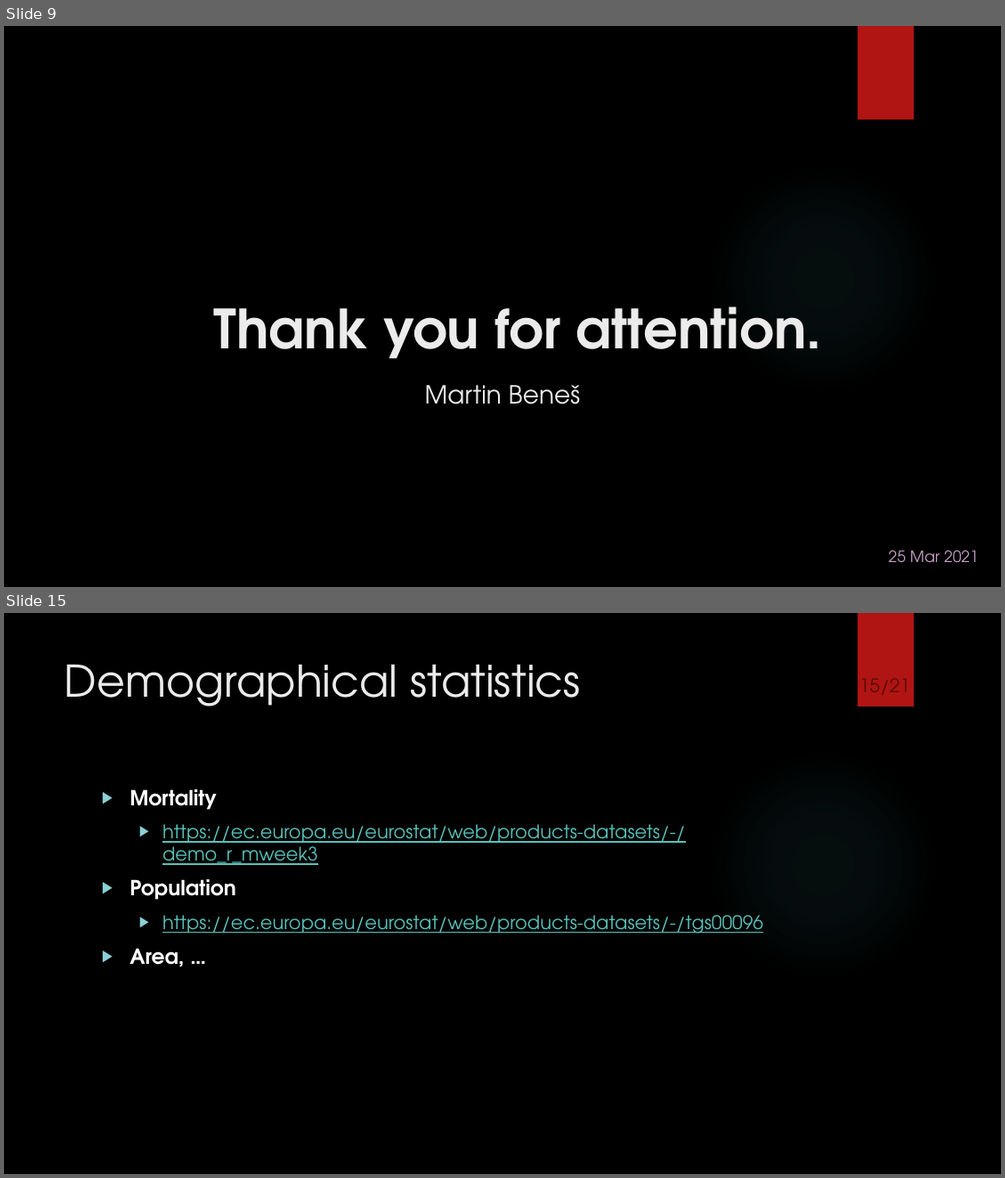
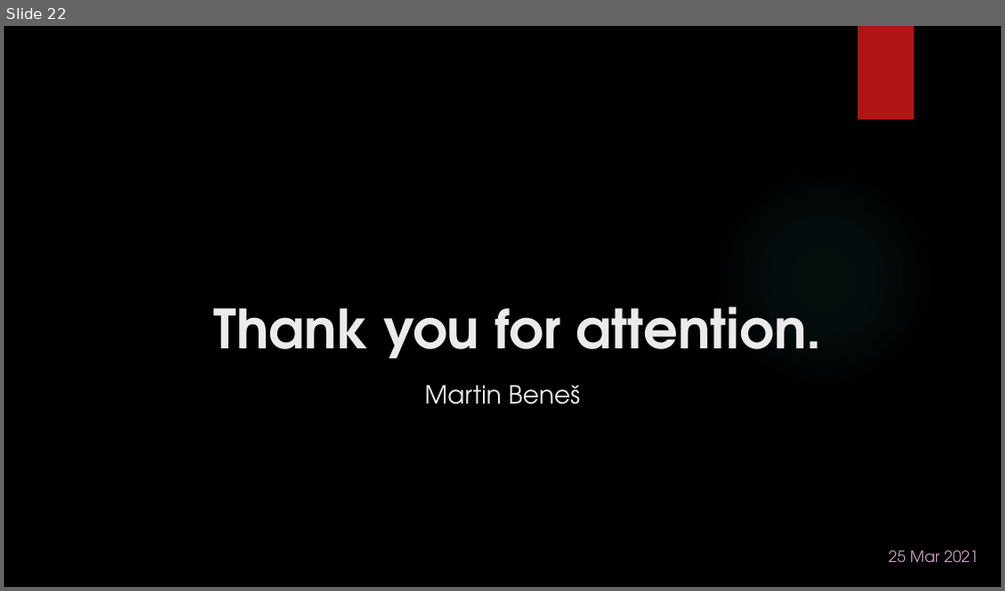
Before and after one commit to martinbenes1996/732A64, a slide deck: text/midterm.pptx. Shown one above the other, each under a label of ours: slides 9 and 15 before the commit, slide 22 after it; the slides between them are not shown. The pictures are 1005x1178 and 1005x591 pixels, drawn with LibreOffice and Linux fonts; fonts in the diff are those of the drawing; background and template pictures are left out. Boxes give left, top, right and bottom in pixels: in the first picture for what was removed or moved away, otherwise in the second. Text is boxed around its words. In the diff, an @@ line names an element or a change of style, - is before the commit and + after.

```diff
--- a/text/midterm.pptx
+++ b/text/midterm.pptx
@@ slide 15 removed at [4,613,1001,1174], background picture (left out); not listed: 2 template elements that a slide beside it also shows @@
@@ page number removed at [850,637,919,699] @@
-15/21
@@ title removed at [65,664,580,706] @@
-Demographical statistics
@@ text removed at [129,789,763,966] @@
-▶ Mortality
-  ▶ https://ec.europa.eu/eurostat/web/products-datasets/-/demo_r_mweek3
-▶ Population
-  ▶ https://ec.europa.eu/eurostat/web/products-datasets/-/tgs00096
-▶ Area, …
@@ what was slide 9 is now slide 22 @@
```
Also in this commit, not shown: 8 slides changed, 11 slides added, 14 other slides removed, 19 other files.
